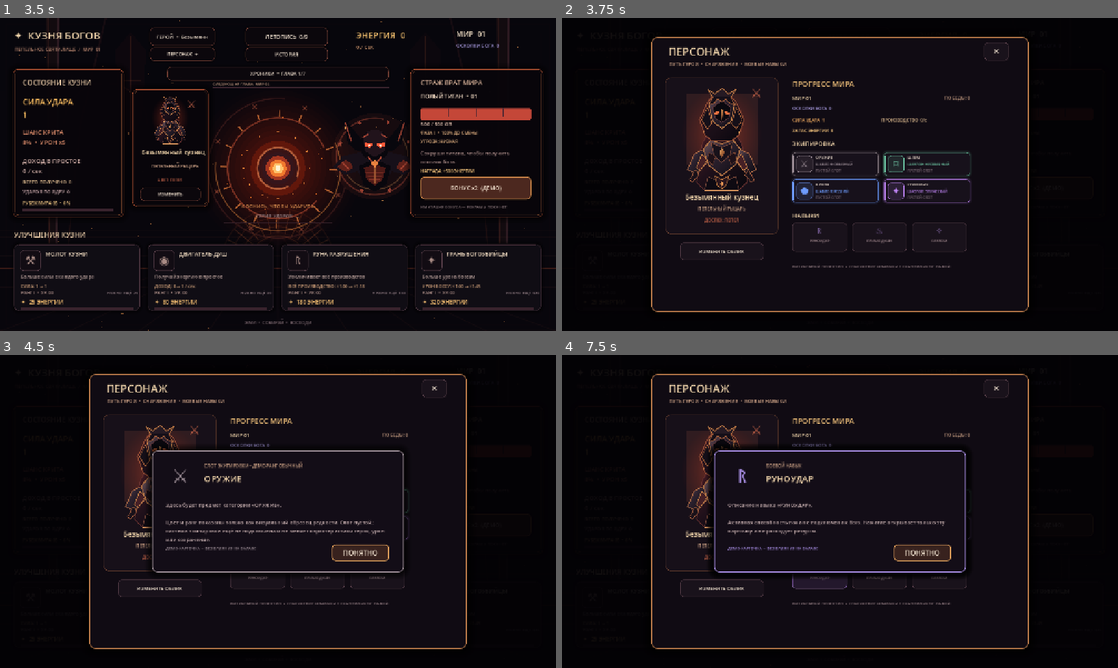
Above: before the commit, frames 1-4 (two rows, left to right).
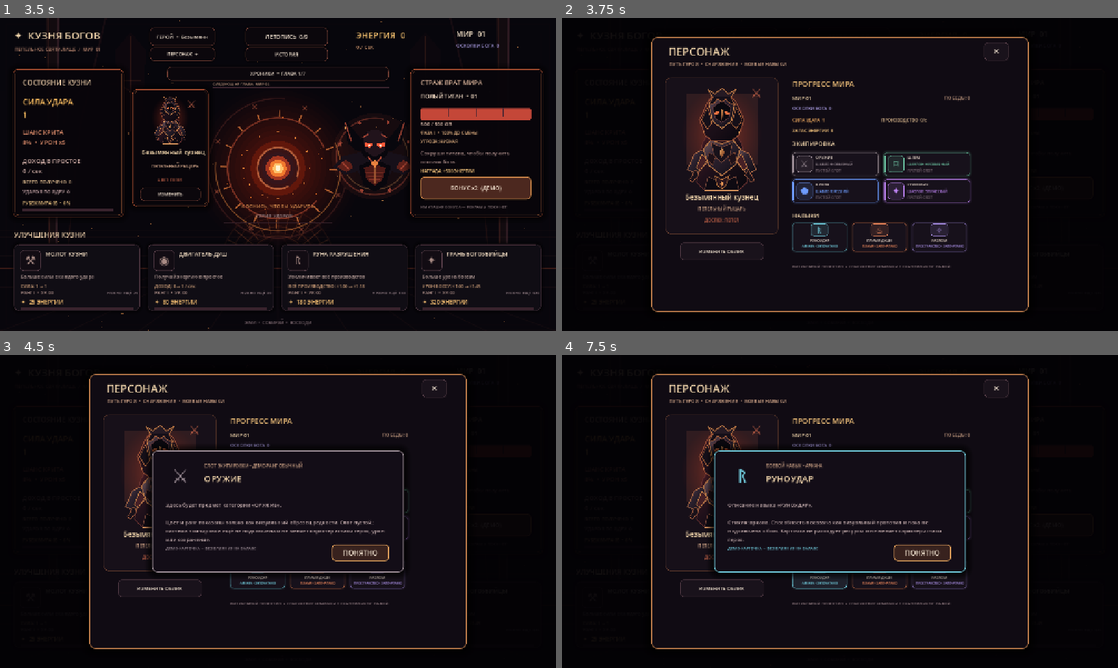
Above: after the commit, the same moments.

Repository: filesgloom-png/CLICKER-GODFORGE-
Game: Godot game, scene res://scenes/main.tscn
Same seed, same stepped clock (60 frames per second), same inputs: the game is played once before the commit and once after it.
Inputs (mouse positions are in pixels of both pictures, inside the frame that each line leads up to):
- Up to frame 1 (3.5 s): click "НАЧАТЬ ВОСХОЖДЕНИЕ" at 2.75 s
- Up to frame 2 (3.75 s): click "ПЕРСОНАЖ ✦" at 3.5 s
- Up to frame 3 (4.5 s): click (272, 502) at 4.27 s
- Up to frame 4 (7.5 s): click (928, 502) at 5.02 s; click (834, 527) at 5.77 s; click (928, 527) at 6.52 s; click (817, 574) at 7.27 s

Frame 1 is identical in both runs. In frame 2, 0.7% of the frame differs, in the area x 41-73%, y 65-75%; in frame 3, 0.4%; in frame 4, 1.7%, in the area x 26-74%, y 28-75%.

Commit message:
Polish RPG skill cards and detail overlay

Diff:
--- a/scripts/game.gd
+++ b/scripts/game.gd
@@ -1443,24 +1443,43 @@
 	rpg_character_overlay.add_child(skills_title)
 	var skill_names := ["РУНОУДАР", "ПЛАМЯ ДУШИ", "РАЗЛОМ"]
 	var skill_glyphs := ["ᚱ", "♨", "✧"]
+	var skill_colors := [Color("#6ec7d8"), Color("#ed875b"), Color("#a58be0")]
+	var skill_types := ["АРКАНА", "ПЛАМЯ", "ПРОСТРАНСТВО"]
 	for i in range(skill_names.size()):
 		var col_x := 530 + i * 138
+		var skill_color: Color = skill_colors[i]
 		var skill_slot := Panel.new()
 		skill_slot.position = Vector2(col_x, 471)
 		skill_slot.size = Vector2(126, 66)
 		var skill_style := StyleBoxFlat.new()
-		skill_style.bg_color = Color("#19121b")
-		skill_style.border_color = Color("#59404a")
+		skill_style.bg_color = Color("#17111b")
+		skill_style.border_color = skill_color.darkened(0.35)
 		skill_style.set_border_width_all(1)
-		skill_style.set_corner_radius_all(7)
+		skill_style.set_corner_radius_all(8)
+		skill_style.shadow_color = Color(skill_color, 0.12)
+		skill_style.shadow_size = 4
 		skill_slot.add_theme_stylebox_override("panel", skill_style)
 		rpg_character_overlay.add_child(skill_slot)
-		var skill_glyph := _character_panel_label(skill_glyphs[i], Vector2(col_x + 4, 474), Vector2(118, 30), 20, Color("#8b6db1"))
+		var skill_icon_back := Panel.new()
+		skill_icon_back.position = Vector2(col_x + 43, 473)
+		skill_icon_back.size = Vector2(40, 29)
+		var skill_icon_style := StyleBoxFlat.new()
+		skill_icon_style.bg_color = Color(skill_color, 0.13)
+		skill_icon_style.border_color = Color(skill_color, 0.65)
+		skill_icon_style.set_border_width_all(1)
+		skill_icon_style.set_corner_radius_all(6)
+		skill_icon_back.add_theme_stylebox_override("panel", skill_icon_style)
+		rpg_character_overlay.add_child(skill_icon_back)
+		var skill_glyph := _character_panel_label(skill_glyphs[i], Vector2(col_x + 4, 472), Vector2(118, 31), 20, skill_color)
 		skill_glyph.horizontal_alignment = HORIZONTAL_ALIGNMENT_CENTER
+		skill_glyph.vertical_alignment = VERTICAL_ALIGNMENT_CENTER
 		rpg_character_overlay.add_child(skill_glyph)
-		var skill_name := _character_panel_label(skill_names[i], Vector2(col_x + 3, 507), Vector2(120, 18), 8, Color("#a58b91"))
+		var skill_name := _character_panel_label(skill_names[i], Vector2(col_x + 3, 506), Vector2(120, 13), 8, Color("#f0dfd0"))
 		skill_name.horizontal_alignment = HORIZONTAL_ALIGNMENT_CENTER
 		rpg_character_overlay.add_child(skill_name)
+		var skill_type := _character_panel_label(skill_types[i] + " • ЗАПЕЧАТАНО", Vector2(col_x + 3, 520), Vector2(120, 12), 7, skill_color)
+		skill_type.horizontal_alignment = HORIZONTAL_ALIGNMENT_CENTER
+		rpg_character_overlay.add_child(skill_type)
 		var skill_button := Button.new()
 		skill_button.position = skill_slot.position
 		skill_button.size = skill_slot.size
@@ -1470,15 +1489,15 @@
 		skill_idle.bg_color = Color(0, 0, 0, 0)
 		skill_idle.border_color = Color(0, 0, 0, 0)
 		skill_idle.set_border_width_all(0)
-		skill_idle.set_corner_radius_all(7)
+		skill_idle.set_corner_radius_all(8)
 		var skill_hover := skill_idle.duplicate() as StyleBoxFlat
-		skill_hover.bg_color = Color(0.55, 0.35, 0.85, 0.09)
-		skill_hover.border_color = Color("#8b6db1")
+		skill_hover.bg_color = Color(skill_color, 0.09)
+		skill_hover.border_color = skill_color
 		skill_hover.set_border_width_all(1)
 		skill_button.add_theme_stylebox_override("normal", skill_idle)
 		skill_button.add_theme_stylebox_override("hover", skill_hover)
 		skill_button.add_theme_stylebox_override("pressed", skill_hover)
-		skill_button.pressed.connect(_open_rpg_detail_card.bind(skill_names[i], "БОЕВОЙ НАВЫК", skill_glyphs[i], Color("#a58be0"), "Описание навыка «%s».\n\nАктивная способность пока не подключена к бою. Нажатие открывает только эту карточку и не расходует ресурсы." % skill_names[i]))
+		skill_button.pressed.connect(_open_rpg_detail_card.bind(skill_names[i], "БОЕВОЙ НАВЫК • " + skill_types[i], skill_glyphs[i], skill_color, "Описание навыка «%s».\n\nСтихия: %s. Способность показана как визуальный прототип и пока не подключена к бою. Карточка не расходует ресурсы и не меняет характеристики героя." % [skill_names[i], skill_types[i].to_lower()]))
 		rpg_character_overlay.add_child(skill_button)
 
 	var note := _character_panel_label("ВИЗУАЛЬНЫЙ ПРОТОТИП  •  СНАРЯЖЕНИЕ И НАВЫКИ ПОКА НЕ ВЛИЯЮТ НА БОЙ", Vector2(530, 565), Vector2(410, 26), 9, Color("#8d777d"))
@@ -1488,6 +1507,9 @@
 func _open_rpg_detail_card(title_value: String, category_value: String, glyph_value: String, accent: Color, description_value: String) -> void:
 	if rpg_character_overlay == null or not is_instance_valid(rpg_character_overlay):
 		return
+	for child in rpg_character_overlay.get_children():
+		if child is Panel and child.name == "RPGDetailCard":
+			child.queue_free()
 	var detail := Panel.new()
 	detail.name = "RPGDetailCard"
 	detail.position = Vector2(350, 220)
